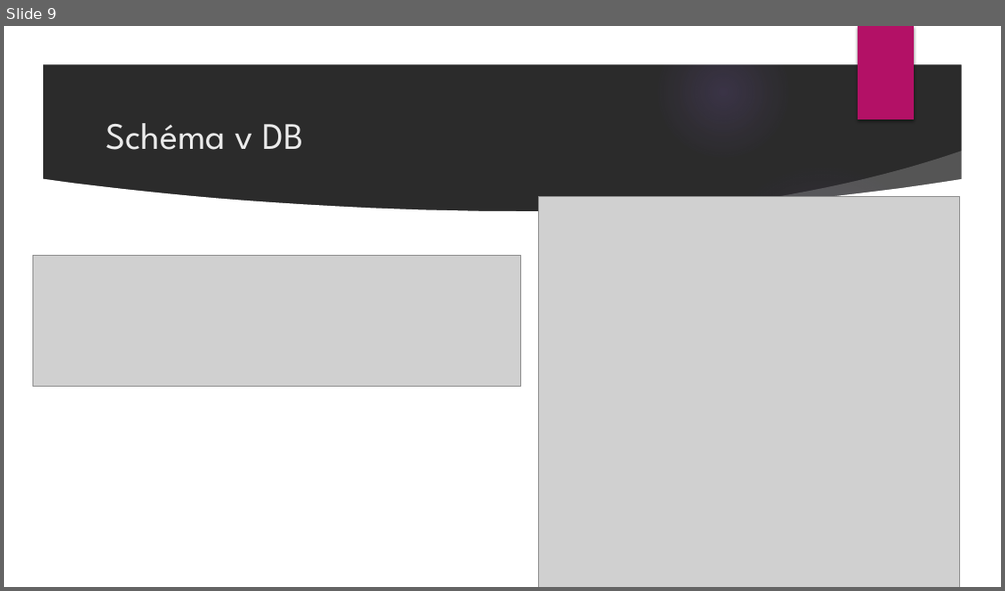
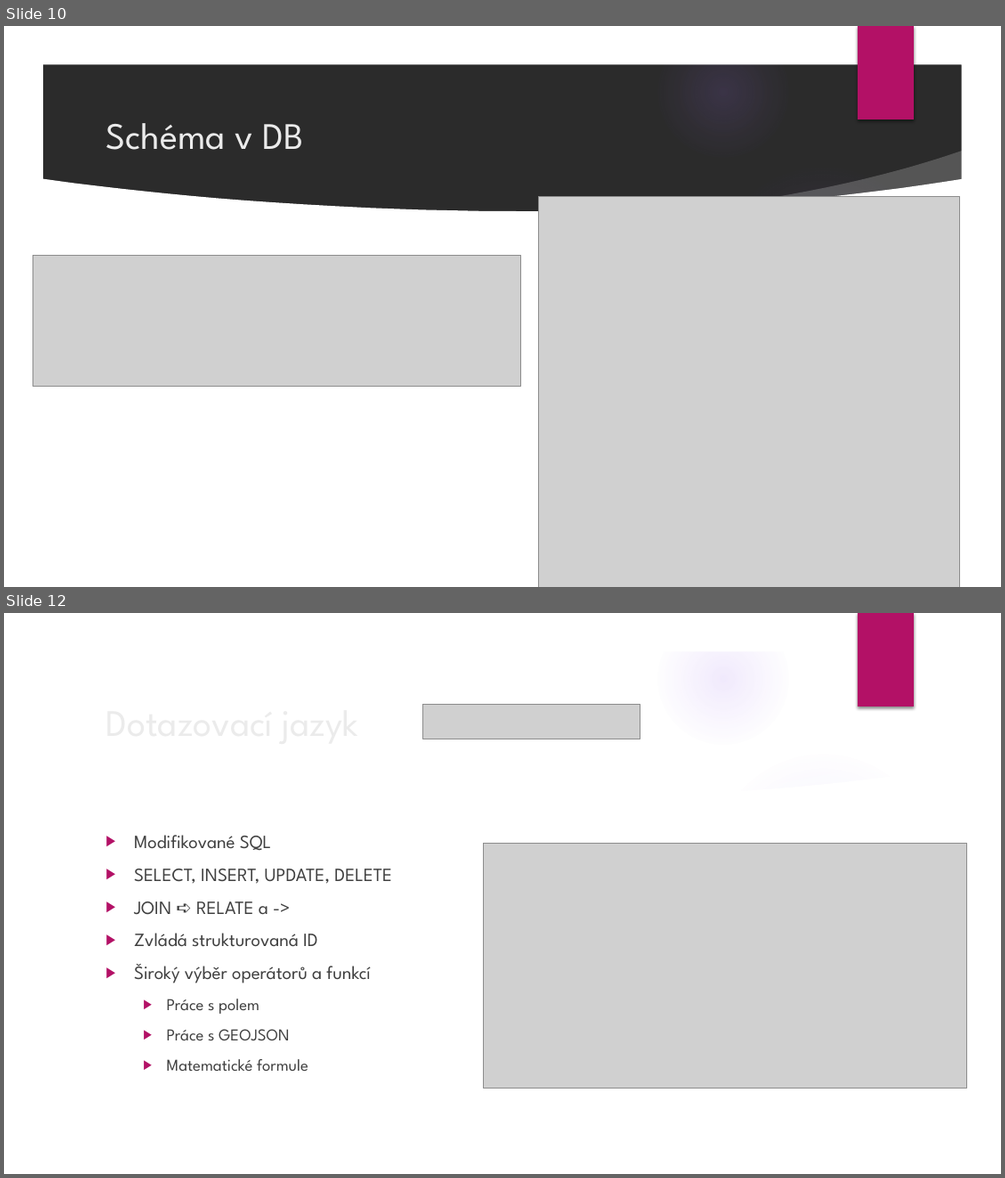
Before and after one commit to milan252525/SurrealDB, a slide deck: surrealdb.pptx. Shown one above the other, each under a label of ours: slide 9 before the commit, slides 10 and 12 after it; the slides between them are not shown. The pictures are 1005x591 and 1005x1178 pixels, drawn with LibreOffice and Linux fonts; fonts in the diff are those of the drawing; grey boxes stand for pictures; background and template pictures are left out; a plain dark background stands for a picture behind light text. Boxes give left, top, right and bottom in pixels: in the first picture for what was removed or moved away, otherwise in the second. Text is boxed around its words. In the diff, an @@ line names an element or a change of style, - is before the commit and + after.

```diff
--- a/surrealdb.pptx
+++ b/surrealdb.pptx
@@ slide 12 added at (4,613,1001,1174), background picture (left out); not listed: 8 template elements that a slide beside it also shows @@
@@ title added at (98,692,815,750), 36 pt, text #EBEBEB @@
+Dotazovací jazyk
@@ picture added at (423,705,640,738) @@
@@ text added at (134,835,392,1070), 18 pt, text #404040 @@
+▶ Modifikované SQL
+▶ SELECT, INSERT, UPDATE, DELETE
+▶ JOIN ➪ RELATE a ->
+▶ Zvládá strukturovaná ID
+▶ Široký výběr operátorů a funkcí
+  ▶ Práce s polem
+  ▶ Práce s GEOJSON
+  ▶ Matematické formule
@@ picture added at (484,844,966,1088) @@
@@ ellipse added at (708,1093,788,1174), fill gradient #9B6BF2 @@
@@ what was slide 9 is now slide 10 @@
```
Also in this commit, not shown: 3 slides changed, 11 other slides added, 1 slide removed.
